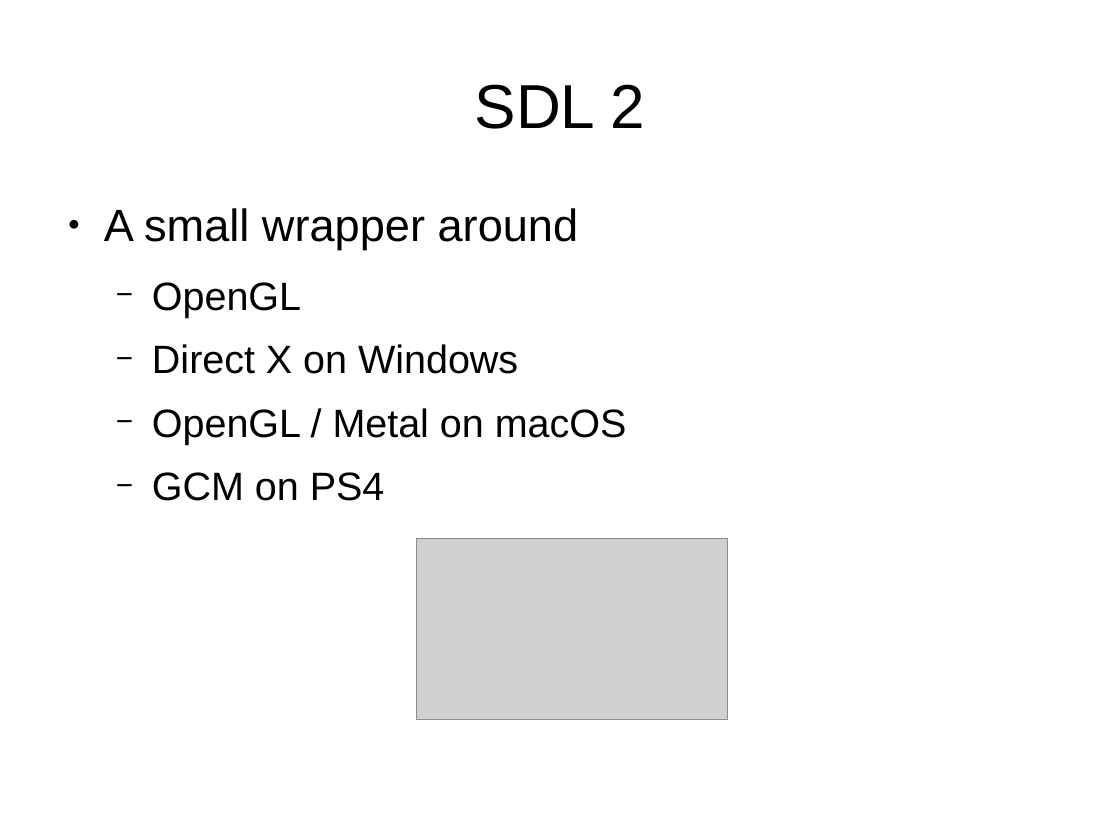
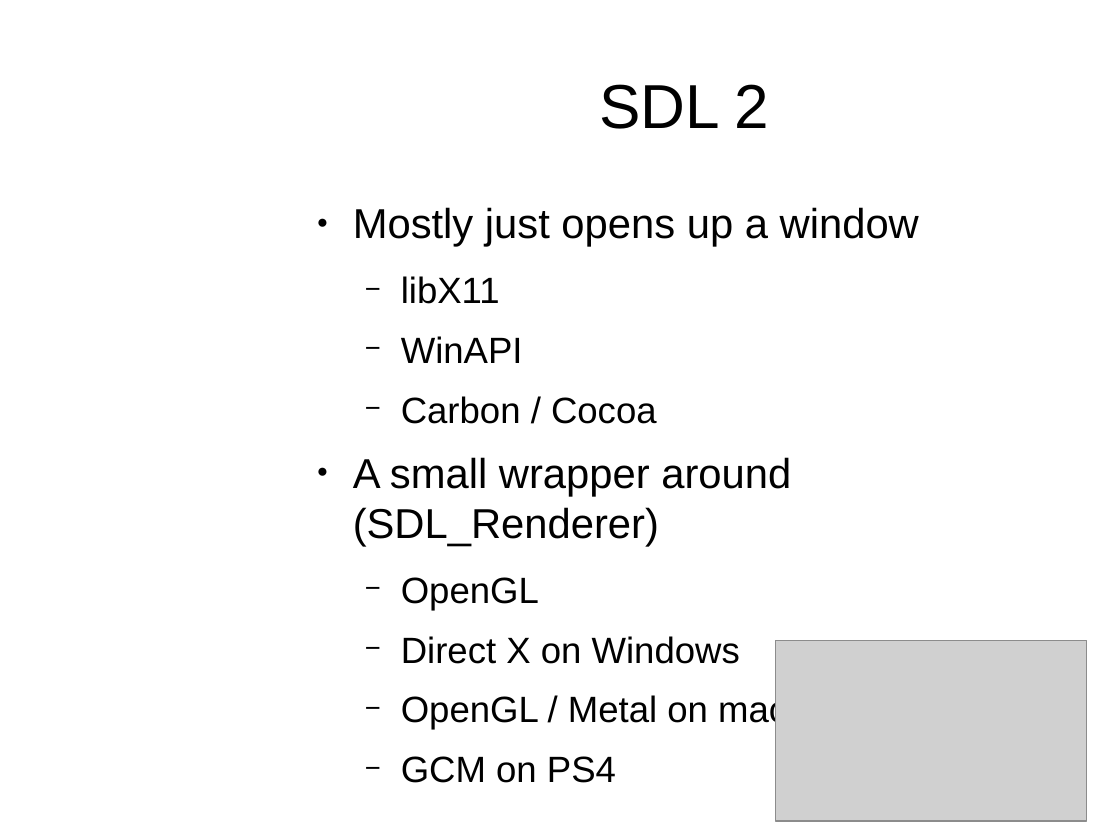
Before and after one commit to osen/creativelabs, a slide deck: slide 11 of 3dgp/3dgp-lec1.odp (slide 10 before the commit). Drawn at 1120x840 pixels with LibreOffice and Linux fonts; fonts in the diff are those of the drawing; grey boxes stand for pictures; background and template pictures are left out. Boxes give left, top, right and bottom in pixels: in the first picture for what was removed or moved away, otherwise in the second. Text is boxed around its words. In the diff, an @@ line names an element or a change of style, - is before the commit and + after.

```diff
--- a/3dgp/3dgp-lec1.odp
+++ b/3dgp/3dgp-lec1.odp
@@ title "SDL 2": place and size @@
-title "SDL 2" at (475, 84, 645, 129)
+title "SDL 2" at (599, 84, 770, 129)
@@ text "Mostly just opens up a ...": place and size @@
-text "Mostly just opens up a ..." at (104, 208, 627, 501)
+text "Mostly just opens up a ..." at (353, 207, 919, 783)
@@ text at (353, 207, 919, 546): text changed; size 32 to 29.6 pt @@
-● A small wrapper around
+● Mostly just opens up a window
+  − libX11
+  − WinAPI
+  − Carbon / Cocoa
+● A small wrapper around (SDL_Renderer)
@@ text at (401, 577, 840, 783): size 28 to 25.9 pt in "OpenGL", "Direct X on Windows", "OpenGL / Metal on macOS", "GCM on PS4" @@
@@ picture: place and size @@
-picture at (417, 539, 728, 720)
+picture at (776, 640, 1087, 821)
```
Also in this commit, not shown: 21 other slides changed, 3 slides added, 1 slide removed, 5 other files.
